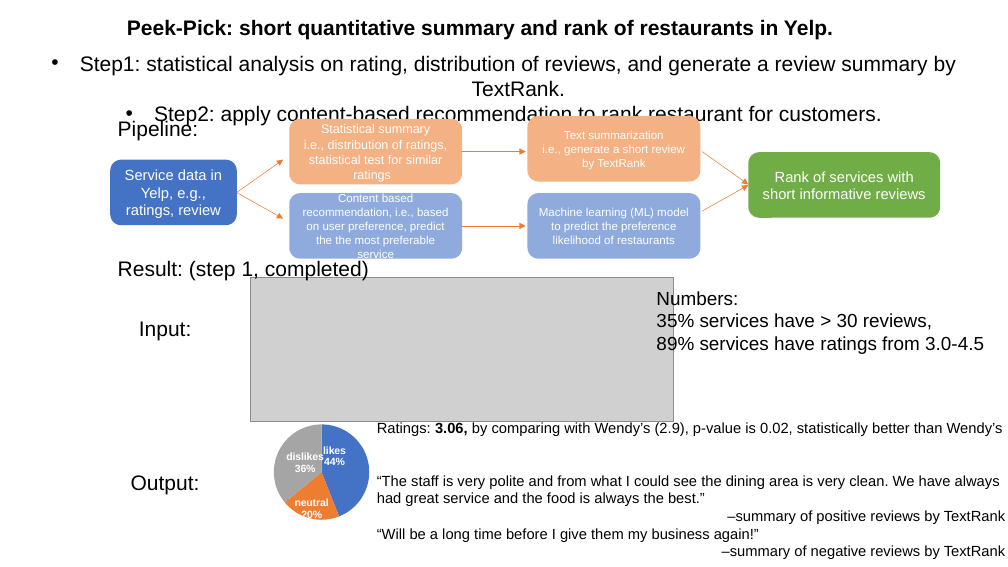
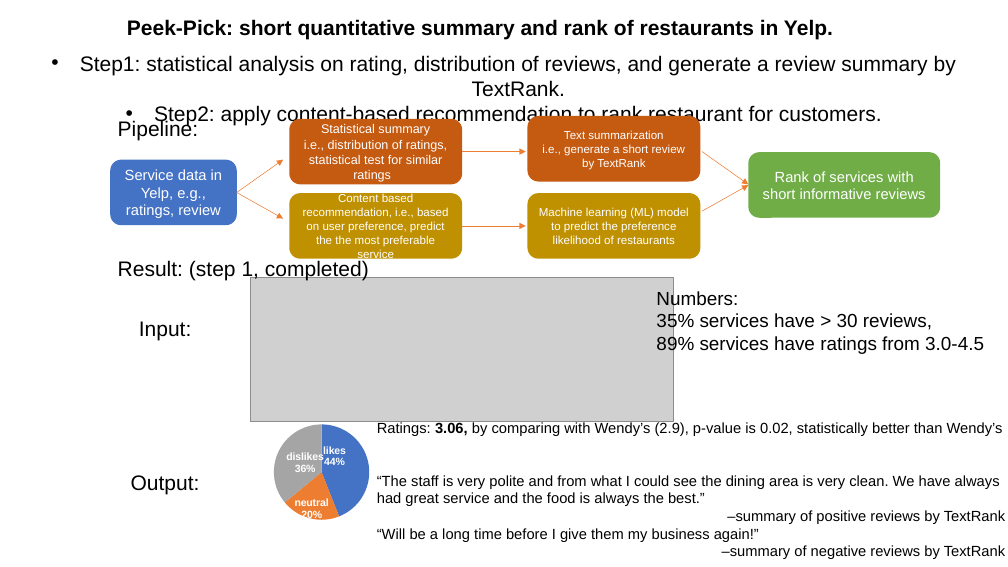
Before and after one commit to honeybird1991/Data_Incubator_Project, a slide deck: slide 1 of Project/Outline.pptx. Drawn at 1008x567 pixels with LibreOffice and Linux fonts; fonts in the diff are those of the drawing; grey boxes stand for pictures. Boxes give left, top, right and bottom in pixels: in the first picture for what was removed or moved away, otherwise in the second. Text is boxed around its words. In the diff, an @@ line names an element or a change of style, - is before the commit and + after.

```diff
--- a/Project/Outline.pptx
+++ b/Project/Outline.pptx
@@ rounded rectangle "Statistical summary" at <box>290,119,463,185</box>: fill #F4B183 to #C55A11 @@
@@ rounded rectangle "Text summarization" at <box>528,116,701,181</box>: fill #F4B183 to #C55A11 @@
@@ rounded rectangle "Content based recommendation, i.e., based ..." at <box>290,193,463,259</box>: fill #8FAADC to #BF9000 @@
@@ rounded rectangle "Machine learning (ML) model to ..." at <box>528,193,701,259</box>: fill #8FAADC to #BF9000 @@
```
Also in this commit, not shown: 1 other file.
